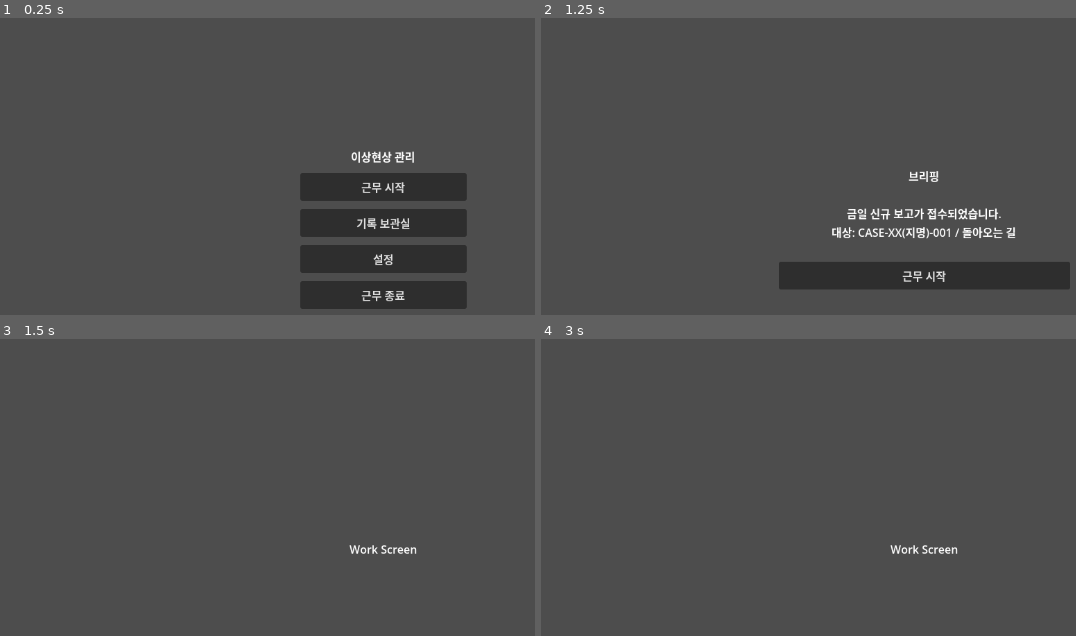
Above: before the commit, frames 1-4 (two rows, left to right).
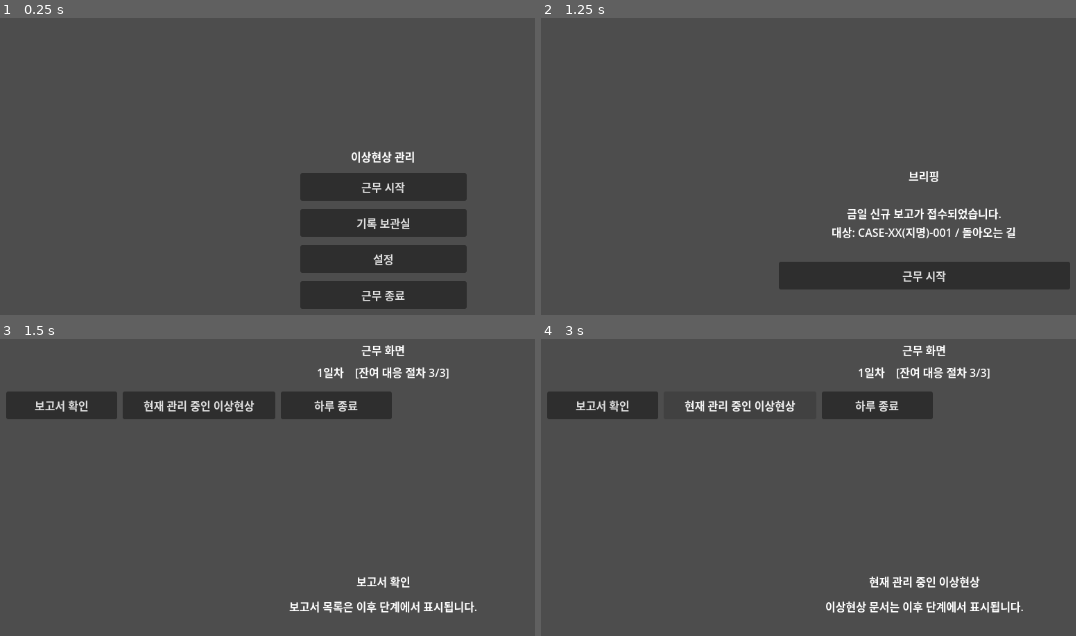
Above: after the commit, the same moments.

Repository: maze4670/AnomalyManagementBranch
Game: Godot game, scene res://scenes/main_menu/MainMenu.tscn
The game is run twice, just before and just after one commit, with the same random seed, the same clock (stepped at 60 frames per second) and the same inputs. The project has no main scene, so this scene is started directly.
Inputs (mouse positions are in pixels of both pictures, inside the frame that each line leads up to):
- Up to frame 1 (0.25 s): no input
- Up to frame 2 (1.25 s): click "근무 시작" at 0.5 s
- Up to frame 3 (1.5 s): click "근무 시작" at 1.25 s
- Up to frame 4 (3 s): click (605, 404) at 2 s, where only the run after the commit has a clickable "보고서 확인"; click (738, 404) at 2.75 s, where only the run after the commit has a clickable "현재 관리 중인 이상현상"

Frames 1-2 are identical in both runs. In frame 3, 7.8% of the frame differs, in the area x 1-90%, y 2-93%; in frame 4, 6.1%.

Commit message:
Implement work screen tab structure

Diff:
--- a/scenes/work/CurrentAnomaliesTab.tscn
+++ b/scenes/work/CurrentAnomaliesTab.tscn
@@ -11,19 +11,26 @@
 grow_vertical = 2
 script = ExtResource("1_current")
 
-[node name="Label" type="Label" parent="."]
+[node name="CenterContainer" type="CenterContainer" parent="."]
 layout_mode = 1
-anchors_preset = 8
-anchor_left = 0.5
-anchor_top = 0.5
-anchor_right = 0.5
-anchor_bottom = 0.5
-offset_left = -128.0
-offset_top = -12.0
-offset_right = 128.0
-offset_bottom = 12.0
+anchors_preset = 15
+anchor_right = 1.0
+anchor_bottom = 1.0
 grow_horizontal = 2
 grow_vertical = 2
-text = "Current Anomalies Tab"
+
+[node name="ContentContainer" type="VBoxContainer" parent="CenterContainer"]
+layout_mode = 2
+theme_override_constants/separation = 12
+
+[node name="TitleLabel" type="Label" parent="CenterContainer/ContentContainer"]
+layout_mode = 2
+text = "현재 관리 중인 이상현상"
 horizontal_alignment = 1
 vertical_alignment = 1
+
+[node name="GuideLabel" type="Label" parent="CenterContainer/ContentContainer"]
+layout_mode = 2
+text = "이상현상 문서는 이후 단계에서 표시됩니다."
+horizontal_alignment = 1
+vertical_alignment = 1
--- a/scenes/work/EndDayTab.tscn
+++ b/scenes/work/EndDayTab.tscn
@@ -11,19 +11,26 @@
 grow_vertical = 2
 script = ExtResource("1_end_day")
 
-[node name="Label" type="Label" parent="."]
+[node name="CenterContainer" type="CenterContainer" parent="."]
 layout_mode = 1
-anchors_preset = 8
-anchor_left = 0.5
-anchor_top = 0.5
-anchor_right = 0.5
-anchor_bottom = 0.5
-offset_left = -80.0
-offset_top = -12.0
-offset_right = 80.0
-offset_bottom = 12.0
+anchors_preset = 15
+anchor_right = 1.0
+anchor_bottom = 1.0
 grow_horizontal = 2
 grow_vertical = 2
-text = "End Day Tab"
+
+[node name="ContentContainer" type="VBoxContainer" parent="CenterContainer"]
+layout_mode = 2
+theme_override_constants/separation = 12
+
+[node name="TitleLabel" type="Label" parent="CenterContainer/ContentContainer"]
+layout_mode = 2
+text = "하루 종료"
 horizontal_alignment = 1
 vertical_alignment = 1
+
+[node name="GuideLabel" type="Label" parent="CenterContainer/ContentContainer"]
+layout_mode = 2
+text = "하루 종료 기능은 이후 단계에서 구현됩니다."
+horizontal_alignment = 1
+vertical_alignment = 1
--- a/scenes/work/ReportTab.tscn
+++ b/scenes/work/ReportTab.tscn
@@ -11,19 +11,26 @@
 grow_vertical = 2
 script = ExtResource("1_report")
 
-[node name="Label" type="Label" parent="."]
+[node name="CenterContainer" type="CenterContainer" parent="."]
 layout_mode = 1
-anchors_preset = 8
-anchor_left = 0.5
-anchor_top = 0.5
-anchor_right = 0.5
-anchor_bottom = 0.5
-offset_left = -72.0
-offset_top = -12.0
-offset_right = 72.0
-offset_bottom = 12.0
+anchors_preset = 15
+anchor_right = 1.0
+anchor_bottom = 1.0
 grow_horizontal = 2
 grow_vertical = 2
-text = "Report Tab"
+
+[node name="ContentContainer" type="VBoxContainer" parent="CenterContainer"]
+layout_mode = 2
+theme_override_constants/separation = 12
+
+[node name="TitleLabel" type="Label" parent="CenterContainer/ContentContainer"]
+layout_mode = 2
+text = "보고서 확인"
 horizontal_alignment = 1
 vertical_alignment = 1
+
+[node name="GuideLabel" type="Label" parent="CenterContainer/ContentContainer"]
+layout_mode = 2
+text = "보고서 목록은 이후 단계에서 표시됩니다."
+horizontal_alignment = 1
+vertical_alignment = 1
--- a/scenes/work/WorkScreen.tscn
+++ b/scenes/work/WorkScreen.tscn
@@ -1,6 +1,9 @@
-[gd_scene load_steps=2 format=3]
+[gd_scene load_steps=5 format=3]
 
 [ext_resource type="Script" path="res://scripts/ui/work/work_screen.gd" id="1_work"]
+[ext_resource type="PackedScene" path="res://scenes/work/ReportTab.tscn" id="2_report_tab"]
+[ext_resource type="PackedScene" path="res://scenes/work/CurrentAnomaliesTab.tscn" id="3_current_tab"]
+[ext_resource type="PackedScene" path="res://scenes/work/EndDayTab.tscn" id="4_end_day_tab"]
 
 [node name="WorkScreen" type="Control"]
 layout_mode = 3
@@ -11,19 +14,91 @@
 grow_vertical = 2
 script = ExtResource("1_work")
 
-[node name="Label" type="Label" parent="."]
+[node name="RootContainer" type="VBoxContainer" parent="."]
 layout_mode = 1
-anchors_preset = 8
-anchor_left = 0.5
-anchor_top = 0.5
-anchor_right = 0.5
-anchor_bottom = 0.5
-offset_left = -80.0
-offset_top = -12.0
-offset_right = 80.0
-offset_bottom = 12.0
+anchors_preset = 15
+anchor_right = 1.0
+anchor_bottom = 1.0
+offset_left = 32.0
+offset_top = 24.0
+offset_right = -32.0
+offset_bottom = -24.0
 grow_horizontal = 2
 grow_vertical = 2
-text = "Work Screen"
+theme_override_constants/separation = 16
+
+[node name="HeaderContainer" type="VBoxContainer" parent="RootContainer"]
+layout_mode = 2
+theme_override_constants/separation = 8
+
+[node name="TitleLabel" type="Label" parent="RootContainer/HeaderContainer"]
+layout_mode = 2
+text = "근무 화면"
 horizontal_alignment = 1
 vertical_alignment = 1
+
+[node name="StatusContainer" type="HBoxContainer" parent="RootContainer/HeaderContainer"]
+layout_mode = 2
+theme_override_constants/separation = 16
+alignment = 1
+
+[node name="CurrentDayLabel" type="Label" parent="RootContainer/HeaderContainer/StatusContainer"]
+layout_mode = 2
+text = "1일차"
+
+[node name="ActionLabel" type="Label" parent="RootContainer/HeaderContainer/StatusContainer"]
+layout_mode = 2
+text = "[잔여 대응 절차 3/3]"
+
+[node name="TabButtonContainer" type="HBoxContainer" parent="RootContainer"]
+layout_mode = 2
+theme_override_constants/separation = 8
+
+[node name="ReportTabButton" type="Button" parent="RootContainer/TabButtonContainer"]
+custom_minimum_size = Vector2(160, 40)
+layout_mode = 2
+text = "보고서 확인"
+
+[node name="CurrentAnomaliesTabButton" type="Button" parent="RootContainer/TabButtonContainer"]
+custom_minimum_size = Vector2(220, 40)
+layout_mode = 2
+text = "현재 관리 중인 이상현상"
+
+[node name="EndDayTabButton" type="Button" parent="RootContainer/TabButtonContainer"]
+custom_minimum_size = Vector2(160, 40)
+layout_mode = 2
+text = "하루 종료"
+
+[node name="TabContent" type="Control" parent="RootContainer"]
+layout_mode = 2
+size_flags_vertical = 3
+
+[node name="ReportTab" parent="RootContainer/TabContent" instance=ExtResource("2_report_tab")]
+layout_mode = 1
+anchors_preset = 15
+anchor_right = 1.0
+anchor_bottom = 1.0
+grow_horizontal = 2
+grow_vertical = 2
+
+[node name="CurrentAnomaliesTab" parent="RootContainer/TabContent" instance=ExtResource("3_current_tab")]
+visible = false
+layout_mode = 1
+anchors_preset = 15
+anchor_right = 1.0
+anchor_bottom = 1.0
+grow_horizontal = 2
+grow_vertical = 2
+
+[node name="EndDayTab" parent="RootContainer/TabContent" instance=ExtResource("4_end_day_tab")]
+visible = false
+layout_mode = 1
+anchors_preset = 15
+anchor_right = 1.0
+anchor_bottom = 1.0
+grow_horizontal = 2
+grow_vertical = 2
+
+[connection signal="pressed" from="RootContainer/TabButtonContainer/ReportTabButton" to="." method="_on_report_tab_button_pressed"]
+[connection signal="pressed" from="RootContainer/TabButtonContainer/CurrentAnomaliesTabButton" to="." method="_on_current_anomalies_tab_button_pressed"]
+[connection signal="pressed" from="RootContainer/TabButtonContainer/EndDayTabButton" to="." method="_on_end_day_tab_button_pressed"]
--- a/scripts/ui/work/current_anomalies_tab.gd
+++ b/scripts/ui/work/current_anomalies_tab.gd
@@ -1,3 +1 @@
 extends Control
-
-# UI shell for the current anomalies tab.
--- a/scripts/ui/work/end_day_tab.gd
+++ b/scripts/ui/work/end_day_tab.gd
@@ -1,3 +1 @@
 extends Control
-
-# UI shell for the end day tab.
--- a/scripts/ui/work/report_tab.gd
+++ b/scripts/ui/work/report_tab.gd
@@ -1,3 +1 @@
 extends Control
-
-# UI shell for the report tab.
--- a/scripts/ui/work/work_screen.gd
+++ b/scripts/ui/work/work_screen.gd
@@ -1,3 +1,31 @@
 extends Control
 
-# UI shell for the work screen.
+@onready var current_day_label: Label = $RootContainer/HeaderContainer/StatusContainer/CurrentDayLabel
+@onready var action_label: Label = $RootContainer/HeaderContainer/StatusContainer/ActionLabel
+@onready var report_tab: Control = $RootContainer/TabContent/ReportTab
+@onready var current_anomalies_tab: Control = $RootContainer/TabContent/CurrentAnomaliesTab
+@onready var end_day_tab: Control = $RootContainer/TabContent/EndDayTab
+
+
+func _ready() -> void:
+	current_day_label.text = "%d일차" % GameState.current_day
+	action_label.text = GameState.get_action_label()
+	_show_tab(report_tab)
+
+
+func _show_tab(tab_to_show: Control) -> void:
+	report_tab.visible = tab_to_show == report_tab
+	current_anomalies_tab.visible = tab_to_show == current_anomalies_tab
+	end_day_tab.visible = tab_to_show == end_day_tab
+
+
+func _on_report_tab_button_pressed() -> void:
+	_show_tab(report_tab)
+
+
+func _on_current_anomalies_tab_button_pressed() -> void:
+	_show_tab(current_anomalies_tab)
+
+
+func _on_end_day_tab_button_pressed() -> void:
+	_show_tab(end_day_tab)
